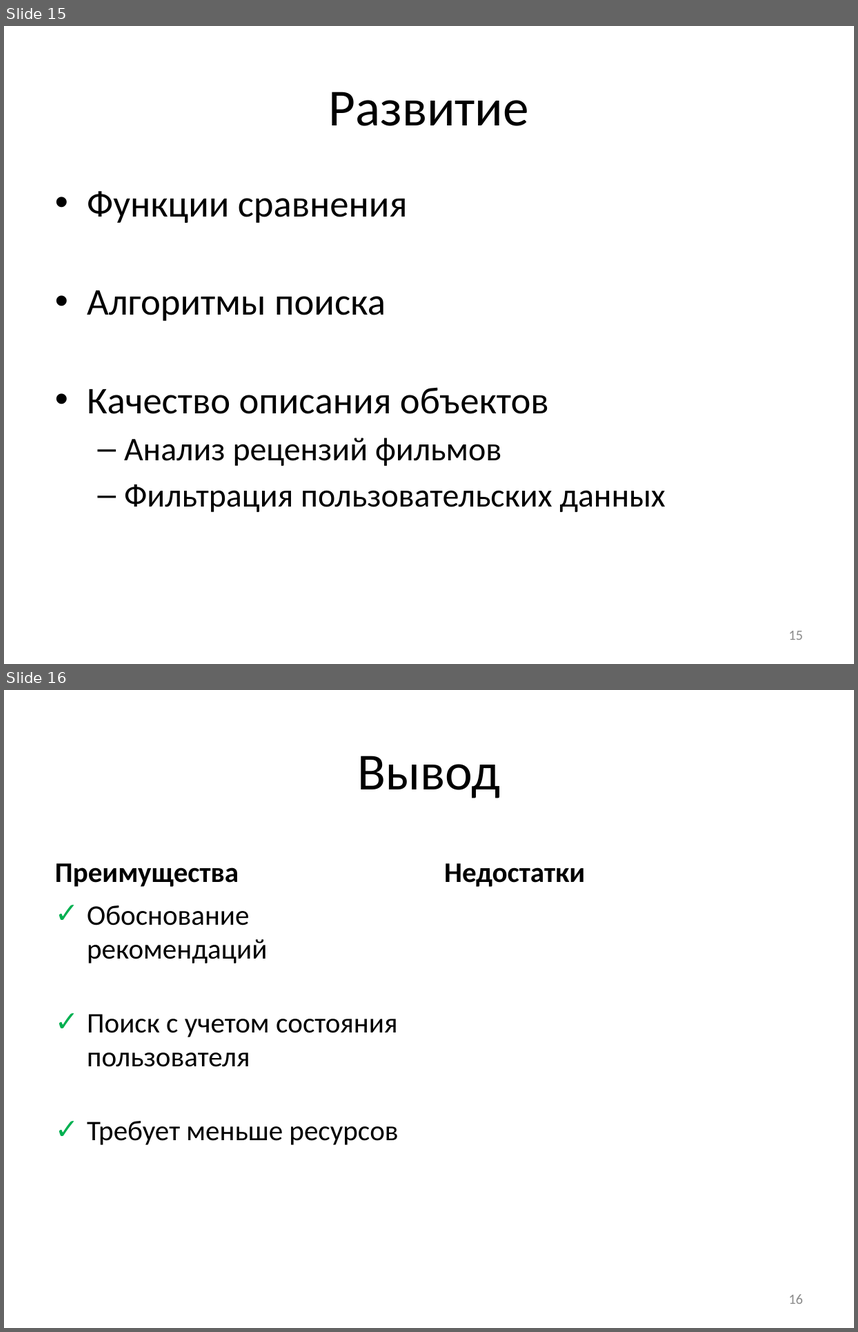
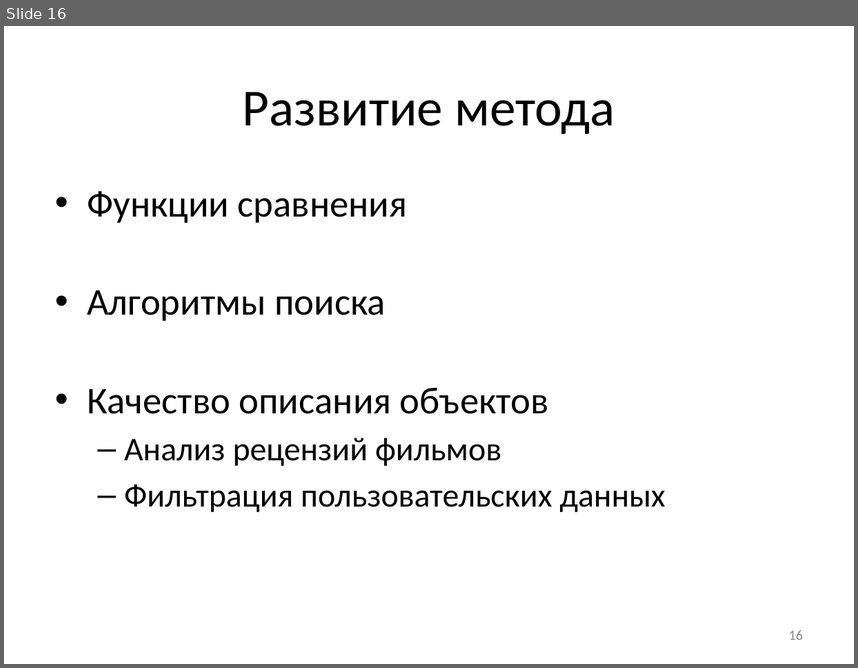
Before and after one commit to Otann/diploma, a slide deck: slides.pptx. Shown one above the other, each under a label of ours: slides 15 and 16 before the commit, slide 16 after it. The pictures are 858x1332 and 858x668 pixels, drawn with LibreOffice and Linux fonts; fonts in the diff are those of the drawing; grey boxes stand for pictures. Boxes give left, top, right and bottom in pixels: in the first picture for what was removed or moved away, otherwise in the second. Text is boxed around its words. In the diff, an @@ line names an element or a change of style, - is before the commit and + after.

```diff
--- a/slides.pptx
+++ b/slides.pptx
@@ slide 16 removed at box(4, 690, 854, 1328), background #FFFFFF @@
@@ title removed at box(357, 756, 500, 798) @@
-Вывод
@@ text removed at box(55, 863, 239, 887) @@
-Преимущества
@@ text removed at box(444, 863, 585, 887) @@
-Недостатки
@@ text removed at box(87, 905, 398, 1145) @@
-✓ Обоснование рекомендаций
-✓ Поиск с учетом состояния пользователя
-✓ Требует меньше ресурсов
@@ page number removed at box(789, 1294, 803, 1303) @@
-16
@@ what was slide 15 is now slide 16 @@
@@ slide 16 changed as well @@
@@ title at box(243, 92, 615, 134): text changed @@
-Развитие
+Развитие метода
@@ page number at box(789, 630, 803, 639): text changed @@
-15
+16
```
Also in this commit, not shown: 8 other slides changed, 6 slides added, 5 other slides removed, 4 other files.
